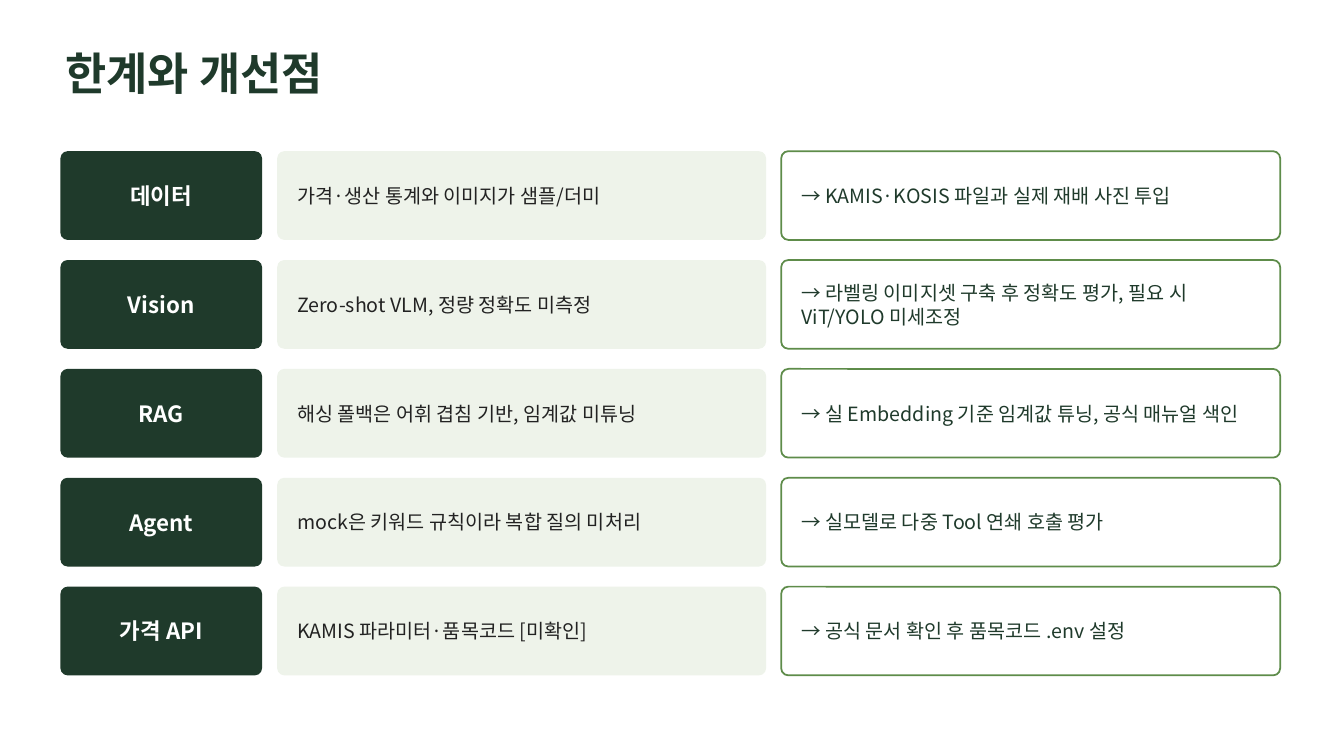
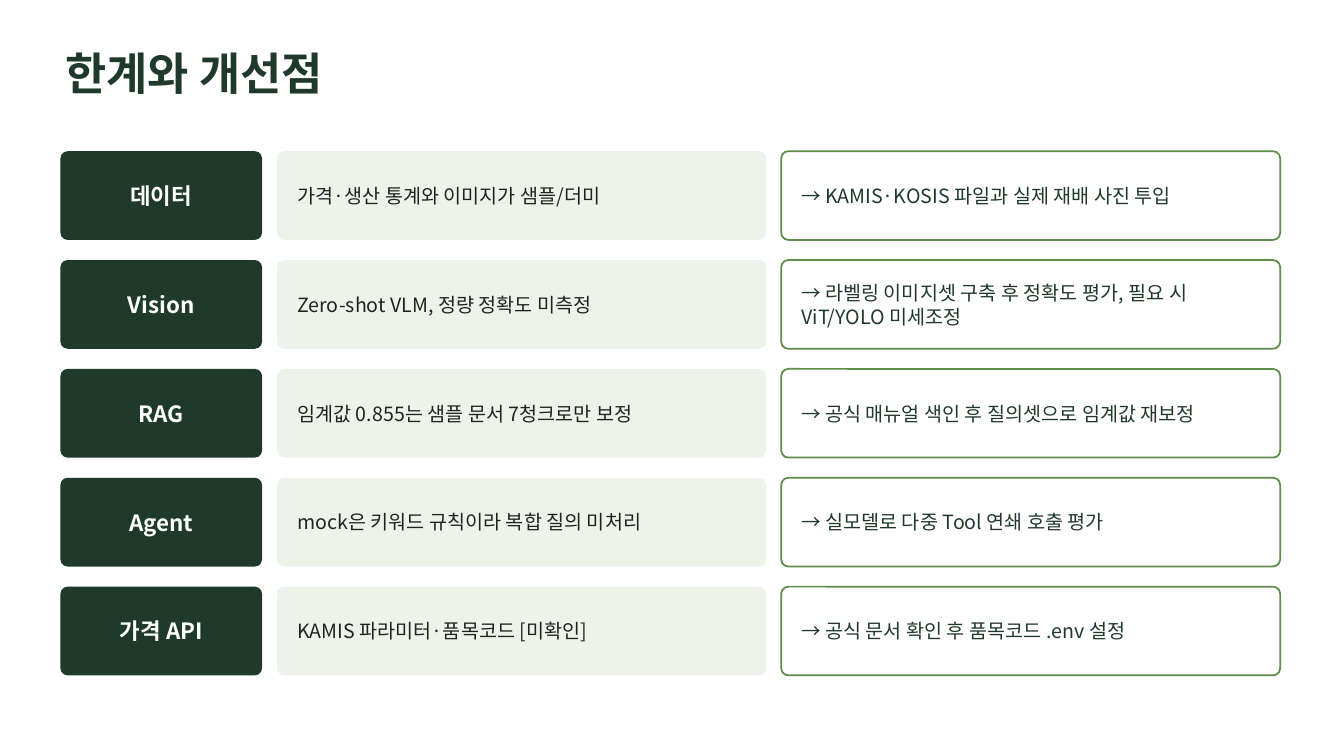
Before and after one commit to ruberduckdot/ICT-work, a slide deck: slide 13 of docs/발표자료.pptx. Drawn at 1344x756 pixels with LibreOffice and Linux fonts; fonts in the diff are those of the drawing. Boxes give left, top, right and bottom in pixels: in the first picture for what was removed or moved away, otherwise in the second. Text is boxed around its words. In the diff, an @@ line names an element or a change of style, - is before the commit and + after.

```diff
--- a/docs/발표자료.pptx
+++ b/docs/발표자료.pptx
@@ text at box(297, 404, 632, 423): text changed @@
-해싱 폴백은 어휘 겹침 기반, 임계값 미튜닝
+임계값 0.855는 샘플 문서 7청크로만 보정
@@ text at box(825, 404, 1195, 423): text changed @@
-→ 실 Embedding 기준 임계값 튜닝, 공식 매뉴얼 색인
+→ 공식 매뉴얼 색인 후 질의셋으로 임계값 재보정
```
Also in this commit, not shown: 2 other slides changed, 11 other files.
